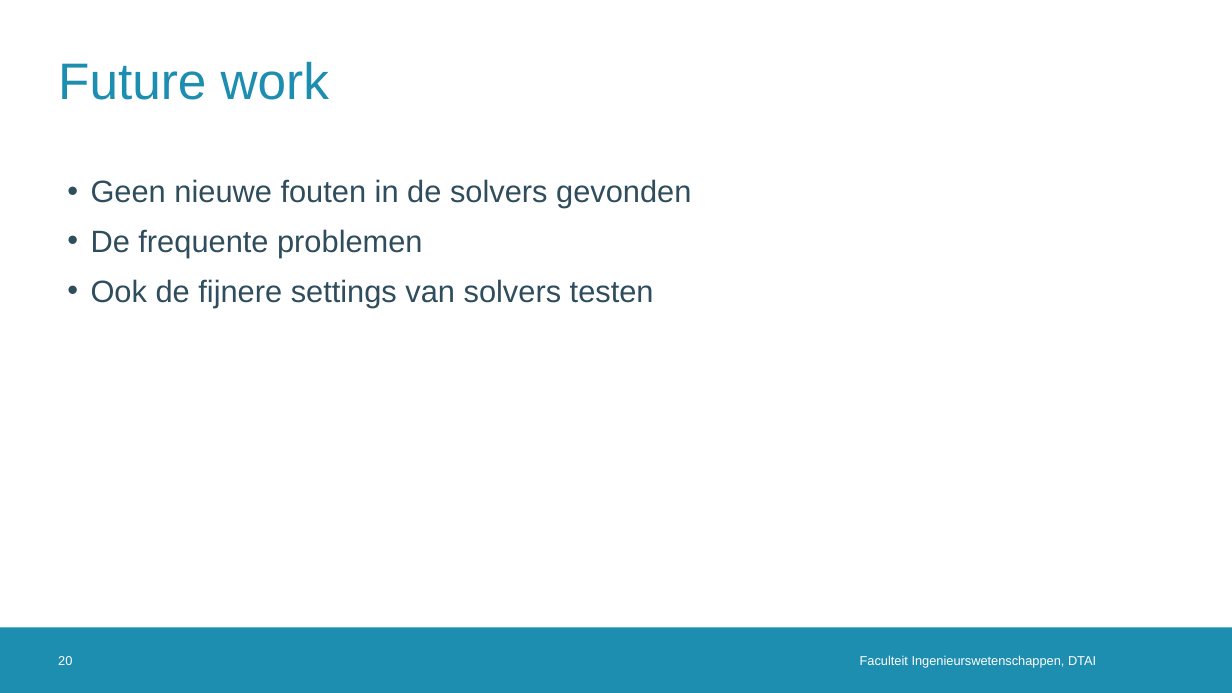
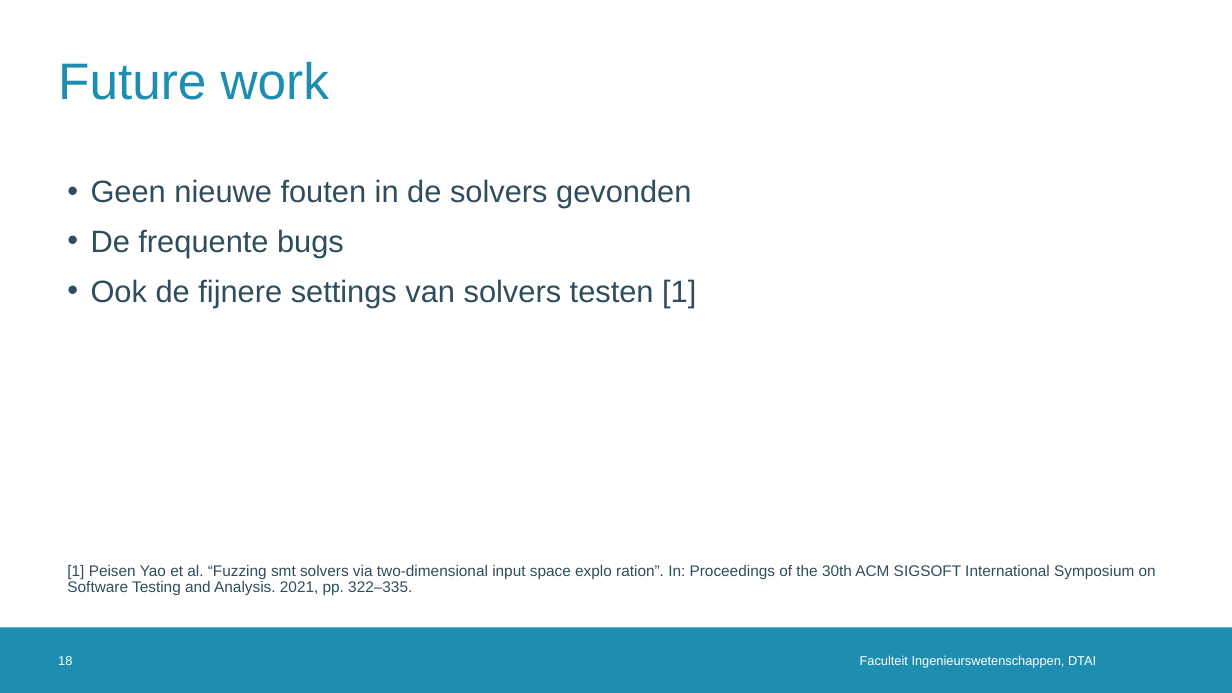
Before and after one commit to rubenkindt/Masterproef-paper-RubenKindt, a slide deck: slide 18 of Milestones/M3 december presentation/M3.pptx (slide 20 before the commit). Drawn at 1232x693 pixels with LibreOffice and Linux fonts; fonts in the diff are those of the drawing; background and template pictures are left out. Boxes give left, top, right and bottom in pixels: in the first picture for what was removed or moved away, otherwise in the second. Text is boxed around its words. In the diff, an @@ line names an element or a change of style, - is before the commit and + after.

```diff
--- a/Milestones/M3 december presentation/M3.pptx
+++ b/Milestones/M3 december presentation/M3.pptx
@@ text at (91,229,696,307): text changed @@
-• De frequente problemen
-• Ook de fijnere settings van solvers testen
+• De frequente bugs
+• Ook de fijnere settings van solvers testen [1]
@@ text added at (67,565,1156,595), 12 pt, text #2F4D5D @@
+[1] Peisen Yao et al. “Fuzzing smt solvers via two-dimensional input space explo ration”. In: Proceedings of the 30th ACM SIGSOFT International Symposium on Software Testing and Analysis. 2021, pp. 322–335.
@@ page number at (58,656,72,665): text changed @@
-20
+18
```
Also in this commit, not shown: 5 other slides changed, 1 other file.
